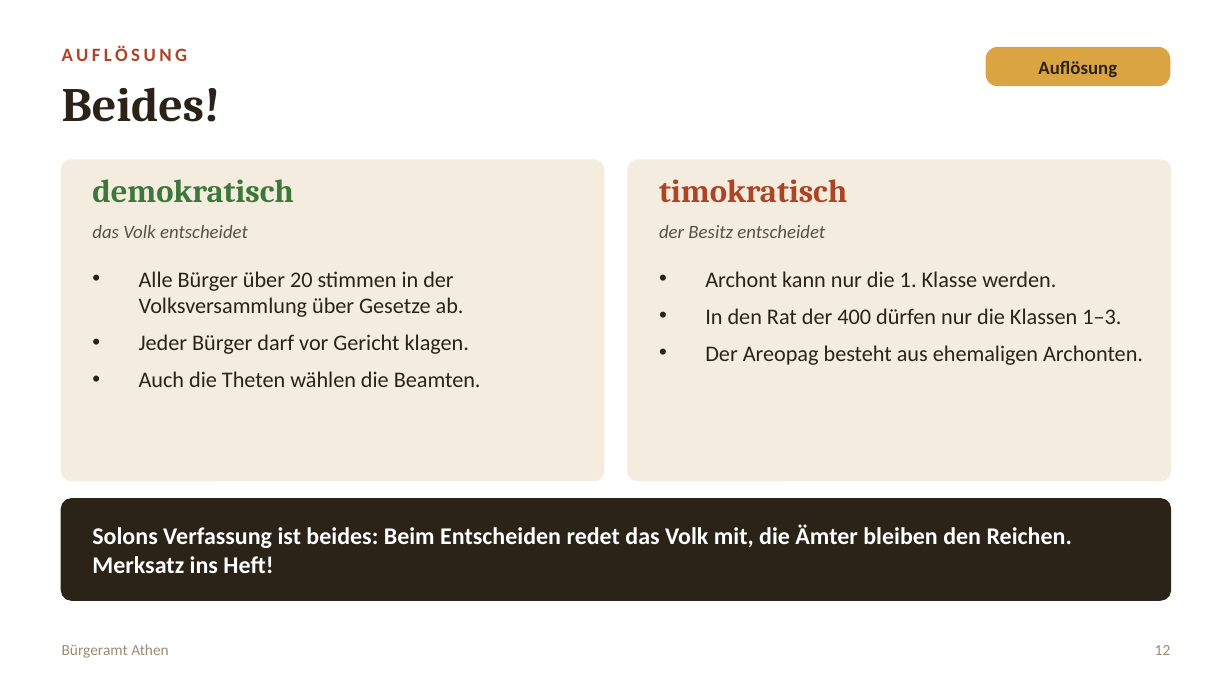
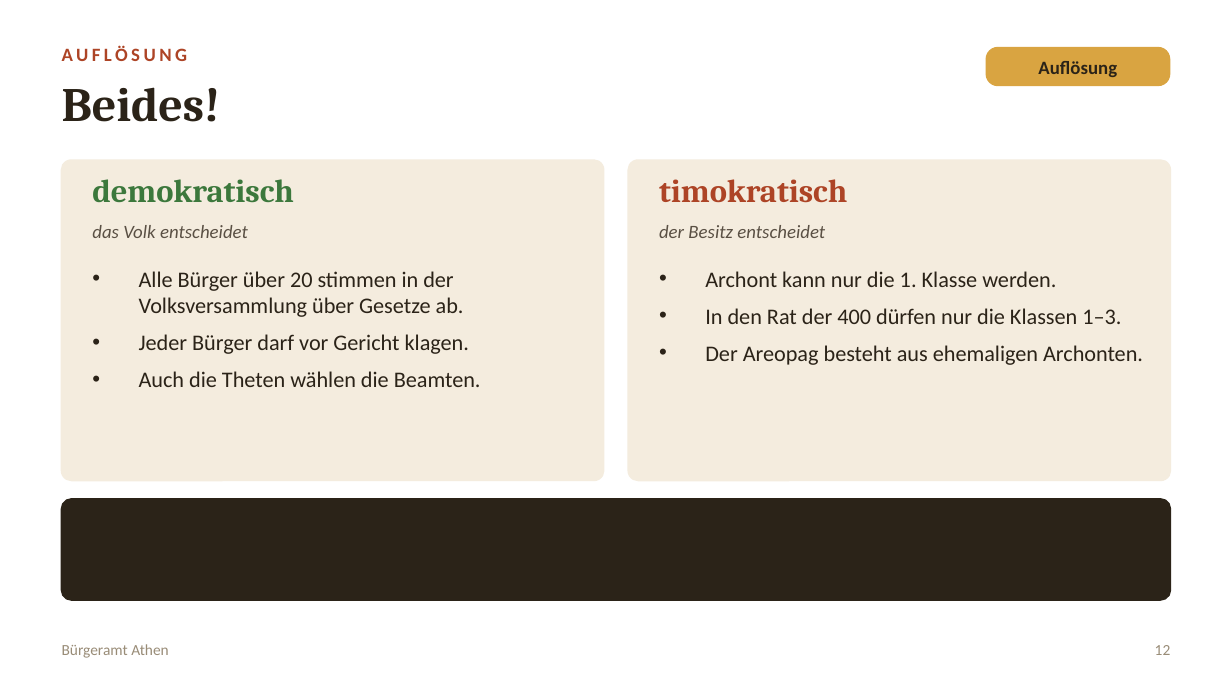
Before and after one commit to golzkonstantin-gif/Schule, a slide deck: slide 14 of Geschichte_11/Stunde_Buergeramt_Athen/Folien_Buergeramt_Athen.pptx (slide 12 before the commit). Drawn at 1232x693 pixels with LibreOffice and Linux fonts; fonts in the diff are those of the drawing. Boxes give left, top, right and bottom in pixels: in the first picture for what was removed or moved away, otherwise in the second. Text is boxed around its words. In the diff, an @@ line names an element or a change of style, - is before the commit and + after.

```diff
--- a/Geschichte_11/Stunde_Buergeramt_Athen/Folien_Buergeramt_Athen.pptx
+++ b/Geschichte_11/Stunde_Buergeramt_Athen/Folien_Buergeramt_Athen.pptx
@@ text removed at (92,524,1072,573) @@
-Solons Verfassung ist beides: Beim Entscheiden redet das Volk mit, die Ämter bleiben den Reichen. Merksatz ins Heft!
```
Also in this commit, not shown: 2 other slides changed, 2 slides added, 1 other file.
